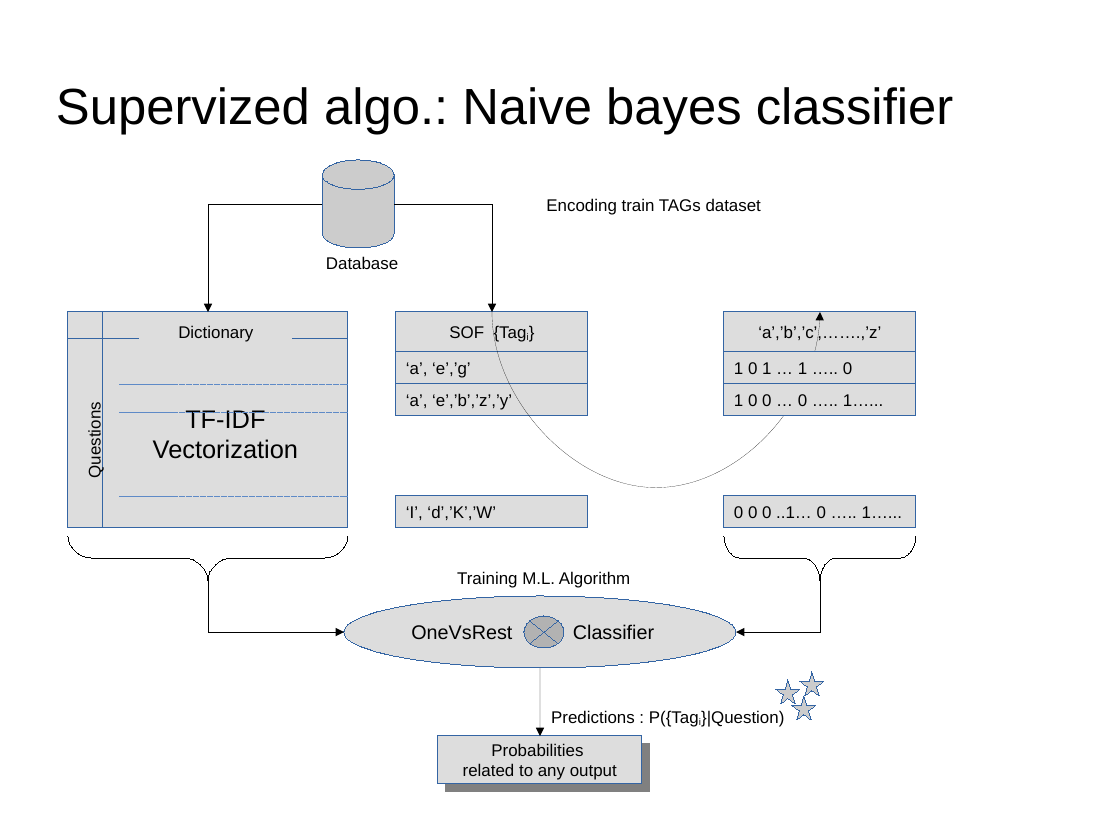
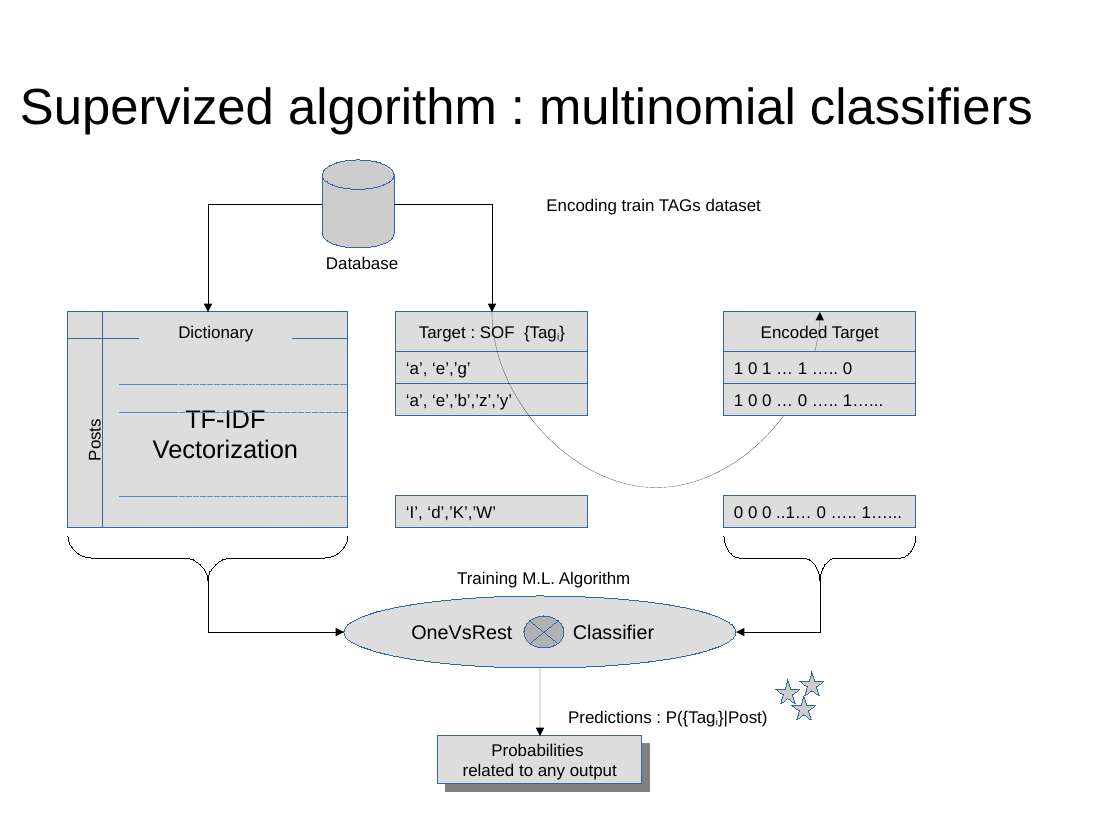
Before and after one commit to dataforcast/OC_Datascientist, a slide deck: slide 22 of P6/report/Openclassrooms_ParcoursDatascientist_P6-V1.odp (slide 17 before the commit). Drawn at 1120x840 pixels with LibreOffice and Linux fonts; fonts in the diff are those of the drawing; background and template pictures are left out. Boxes give left, top, right and bottom in pixels: in the first picture for what was removed or moved away, otherwise in the second. Text is boxed around its words. In the diff, an @@ line names an element or a change of style, - is before the commit and + after.

```diff
--- a/P6/report/Openclassrooms_ParcoursDatascientist_P6-V1.odp
+++ b/P6/report/Openclassrooms_ParcoursDatascientist_P6-V1.odp
@@ title at [20,87,1033,134]: text changed @@
-Supervized algo.: Naive bayes classifier
+Supervized algorithm : multinomial classifiers
@@ text in rectangle at [419,324,515,342]: text changed @@
-SOF {Tagi}
+Target : SOF {Tagi}
@@ text in rectangle at [761,324,879,342]: text changed @@
-‘a’,’b’,’c’,…….,’z’
+Encoded Target
@@ text at [85,423,104,460]: text changed @@
-Questions
+Posts
@@ text at [568,710,767,727]: text changed @@
-Predictions : P({Tagi}|Question)
+Predictions : P({Tagi}|Post)
```
Also in this commit, not shown: 6 other slides changed, 8 slides added, 1 slide removed, 6 other files.
